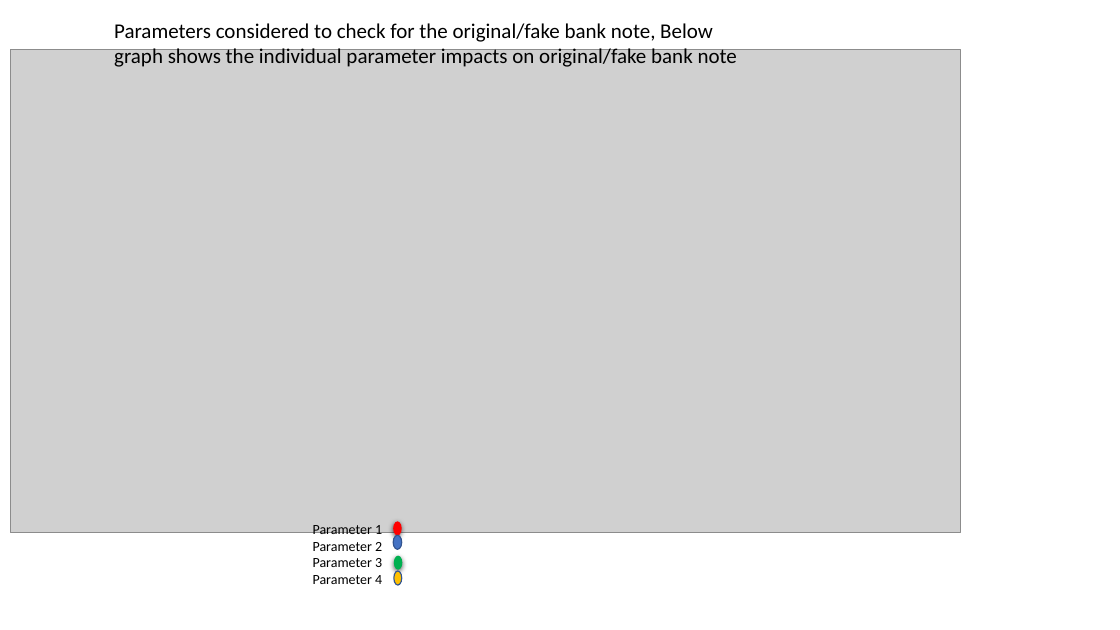
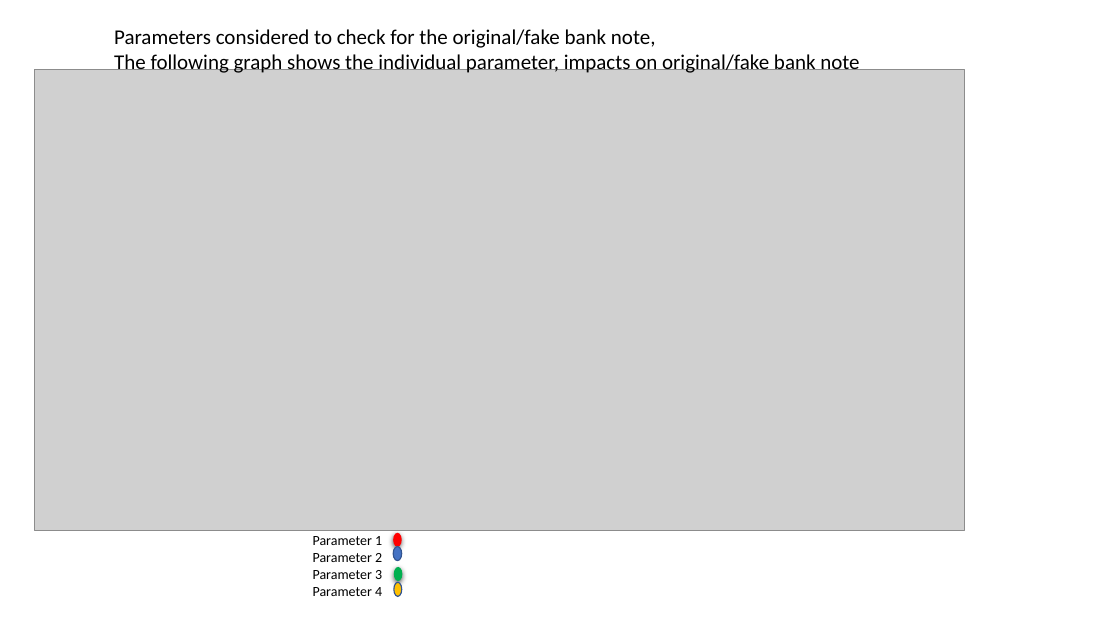
Before and after one commit to cce-iisc-ml-2020/ann, a slide deck: slide 4 of ANN Presentation.pptx (slide 3 before the commit). Drawn at 1120x630 pixels with LibreOffice and Linux fonts; fonts in the diff are those of the drawing; grey boxes stand for pictures. Boxes give left, top, right and bottom in pixels: in the first picture for what was removed or moved away, otherwise in the second. Text is boxed around its words. In the diff, an @@ line names an element or a change of style, - is before the commit and + after.

```diff
--- a/ANN Presentation.pptx
+++ b/ANN Presentation.pptx
@@ text at bbox=[114, 29, 859, 73]: text changed @@
-Parameters considered to check for the original/fake bank note, Below graph shows the individual parameter impacts on original/fake bank note
+Parameters considered to check for the original/fake bank note,
+The following graph shows the individual parameter, impacts on original/fake bank note
@@ picture: place and size @@
-picture at bbox=[10, 50, 960, 533]
+picture at bbox=[35, 70, 965, 531]
@@ 4 ellipses, 1 text: place and size @@
-4 ellipses, 1 text at bbox=[313, 522, 402, 586]
+4 ellipses, 1 text at bbox=[313, 533, 402, 597]
```
Also in this commit, not shown: 2 other slides changed, 1 slide added, 2 slides removed, 1 other file.
